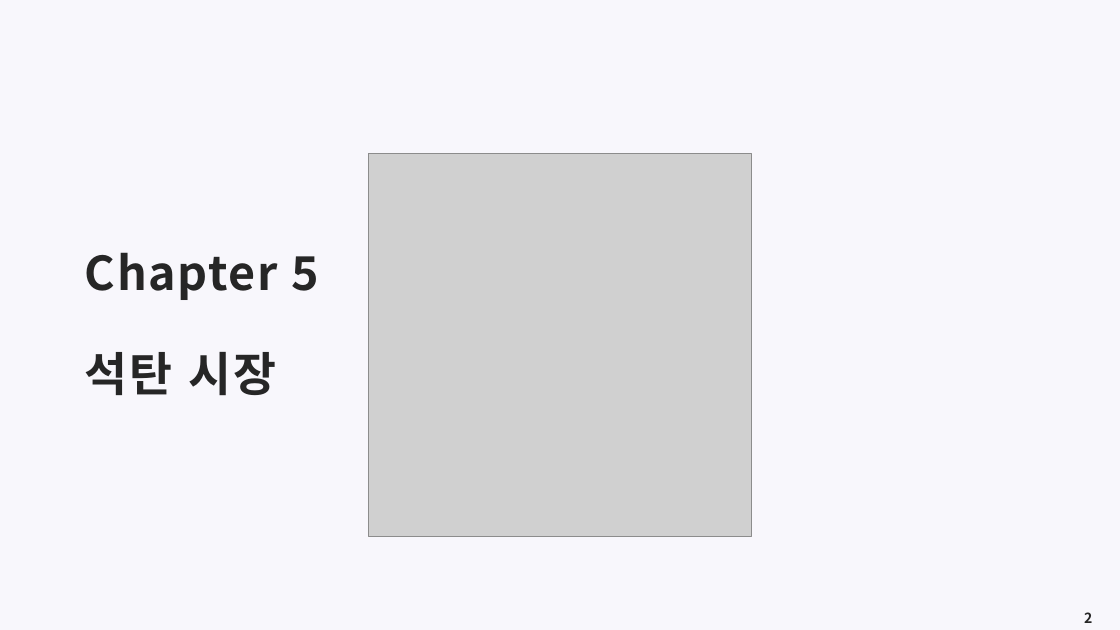
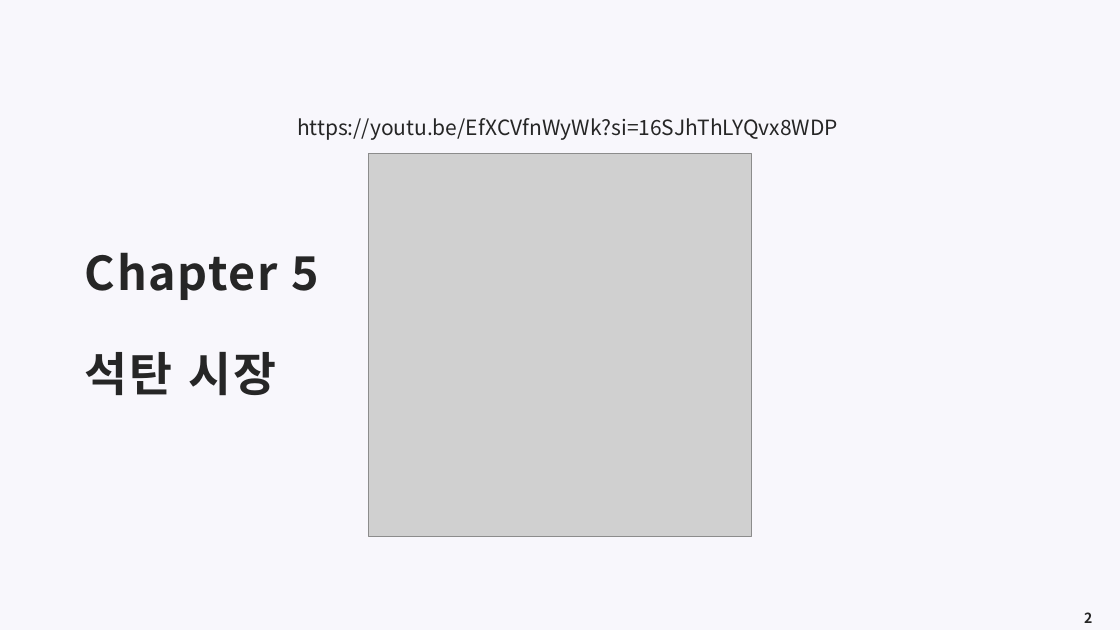
Before and after one commit to meandthey/Teaching, a slide deck: slide 2 of 에너지경제학/자원에너지경제학_Chapter_5 (석탄).pptx. Drawn at 1120x630 pixels with LibreOffice and Linux fonts; fonts in the diff are those of the drawing; grey boxes stand for pictures. Boxes give left, top, right and bottom in pixels: in the first picture for what was removed or moved away, otherwise in the second. Text is boxed around its words. In the diff, an @@ line names an element or a change of style, - is before the commit and + after.

```diff
--- a/에너지경제학/자원에너지경제학_Chapter_5 (석탄).pptx
+++ b/에너지경제학/자원에너지경제학_Chapter_5 (석탄).pptx
@@ text added at [297, 118, 838, 140], 18 pt, text #262626 @@
+https://youtu.be/EfXCVfnWyWk?si=16SJhThLYQvx8WDP
```
Also in this commit, not shown: 8 other files.
